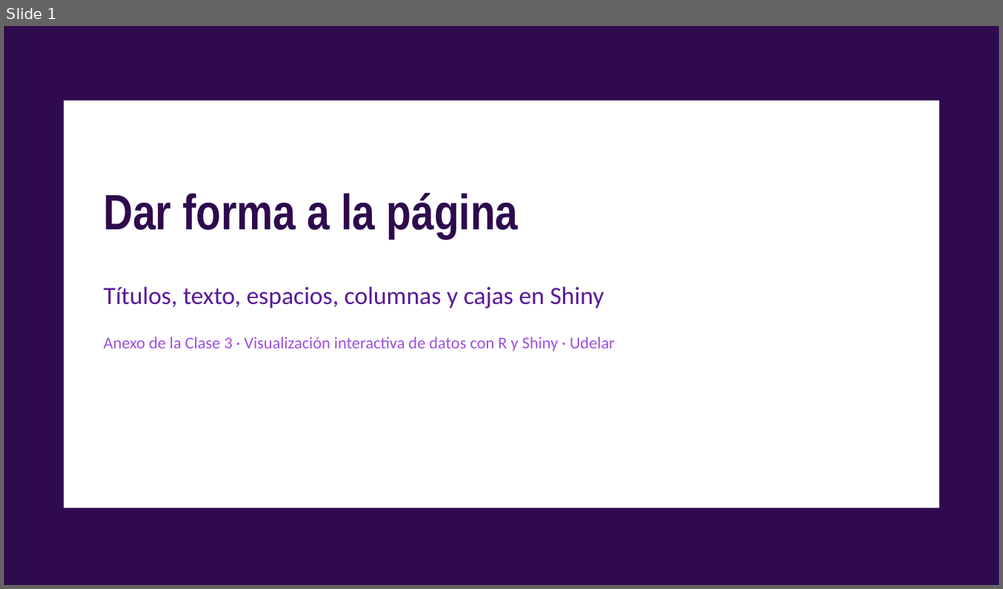
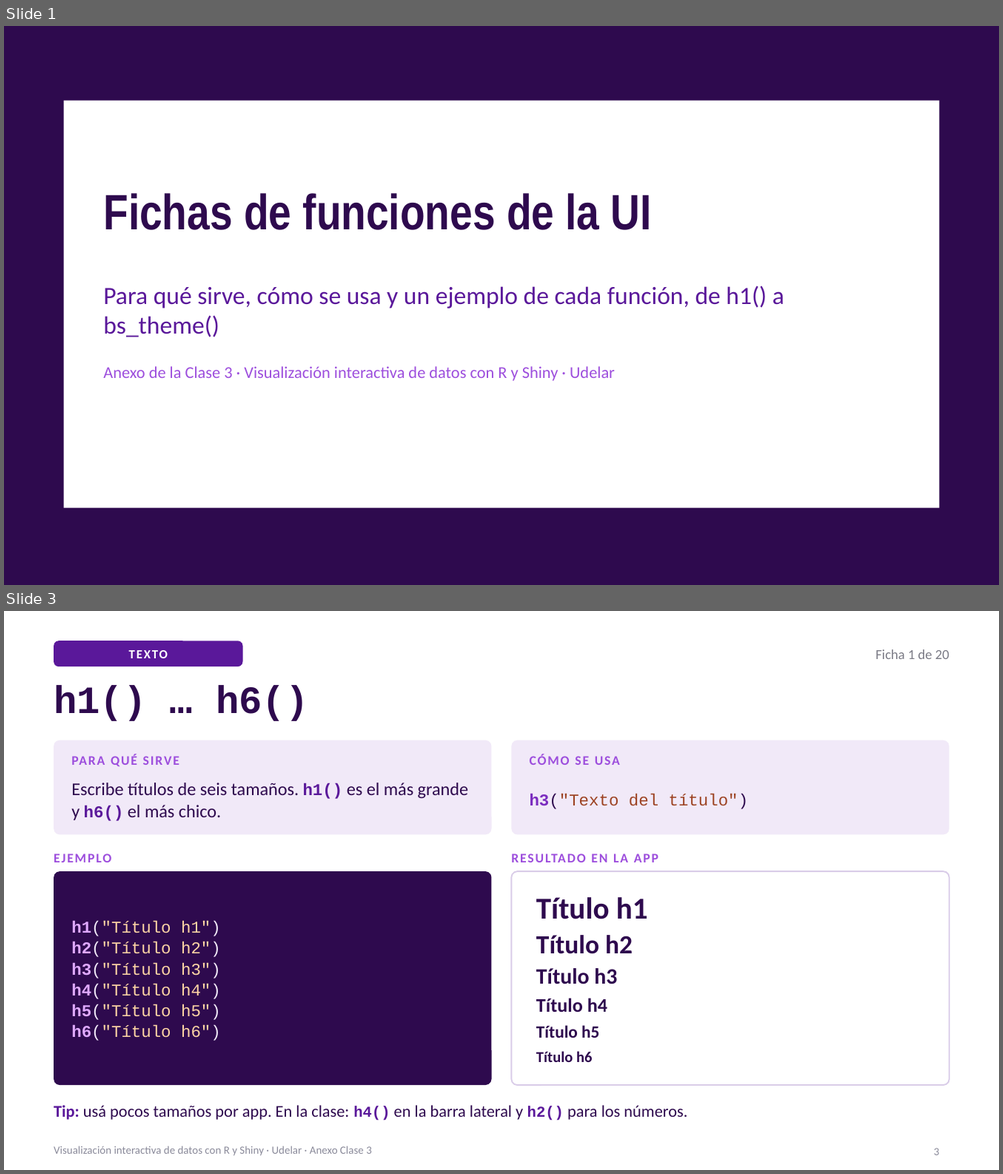
Before and after one commit to nahura99/visualizacion_datos_shiny, a slide deck: clase3/clase3_anexo_ui.pptx. Shown one above the other, each under a label of ours: slide 1 before the commit, slides 1 and 3 after it; the slides between them are not shown. The pictures are 1003x589 and 1003x1174 pixels, drawn with LibreOffice and Linux fonts; fonts in the diff are those of the drawing. Boxes give left, top, right and bottom in pixels: in the first picture for what was removed or moved away, otherwise in the second. Text is boxed around its words. In the diff, an @@ line names an element or a change of style, - is before the commit and + after.

```diff
--- a/clase3/clase3_anexo_ui.pptx
+++ b/clase3/clase3_anexo_ui.pptx
@@ slide 3 added at [4, 611, 999, 1170], background #FFFFFF @@
@@ rounded rectangle added at [54, 641, 243, 667], fill #5A189A @@
@@ text added at [54, 641, 243, 667], 9 pt, text #FFFFFF, bold @@
+TEXTO
@@ text added at [875, 649, 949, 659], 10 pt, text #7A7A85 @@
+Ficha 1 de 20
@@ title added at [54, 685, 308, 721], 28 pt, text #2E0A4E, bold @@
+h1() … h6()
@@ rounded rectangle added at [54, 741, 492, 834], fill #F1E9F8 @@
@@ rounded rectangle added at [511, 741, 949, 834], fill #F1E9F8 @@
@@ text added at [71, 750, 370, 770], 9.5 pt, text #9D4EDD, bold @@
+PARA QUÉ SIRVE
@@ text added at [529, 750, 828, 770], 9.5 pt, text #9D4EDD, bold @@
+CÓMO SE USA
@@ text added at [71, 783, 468, 821], 13 pt, text #2E0A4E @@
+Escribe títulos de seis tamaños. h1() es el más grande y h6() el más chico.
@@ text added at [529, 794, 748, 809], 12 pt, text #9C4221 @@
+h3("Texto del título")
@@ text added at [54, 848, 352, 868], 9.5 pt, text #9D4EDD, bold @@
+EJEMPLO
@@ text added at [511, 848, 810, 868], 9.5 pt, text #9D4EDD, bold @@
+RESULTADO EN LA APP
@@ rounded rectangle added at [54, 871, 492, 1085], fill #2E0A4E @@
@@ rounded rectangle added at [511, 871, 949, 1085], fill #FFFFFF, outline #D9CCE8 1 pt @@
@@ text added at [536, 897, 648, 920], 22 pt, text #2E0A4E, bold @@
+Título h1
@@ text added at [71, 921, 221, 1041], 12 pt, text #FFD6A5 @@
+h1("Título h1")
+h2("Título h2")
+h3("Título h3")
+h4("Título h4")
+h5("Título h5")
+h6("Título h6")
@@ text added at [536, 935, 632, 954], 19 pt, text #2E0A4E, bold @@
+Título h2
@@ text added at [536, 968, 617, 985], 16 pt, text #2E0A4E, bold @@
+Título h3
@@ text added at [536, 998, 607, 1012], 14 pt, text #2E0A4E, bold @@
+Título h4
@@ text added at [536, 1025, 599, 1038], 12.5 pt, text #2E0A4E, bold @@
+Título h5
@@ text added at [536, 1051, 592, 1062], 11 pt, text #2E0A4E, bold @@
+Título h6
@@ text added at [54, 1105, 687, 1121], 12 pt, text #2E0A4E @@
+Tip: usá pocos tamaños por app. En la clase: h4() en la barra lateral y h2() para los números.
@@ text added at [54, 1146, 372, 1156], 8 pt, text #8A8A9A @@
+Visualización interactiva de datos con R y Shiny · Udelar · Anexo Clase 3
@@ page number added at [933, 1148, 939, 1156], 8 pt, text #8A8A9A @@
+3
@@ slide 1 changed as well @@
@@ title at [103, 193, 652, 230]: text changed @@
-Dar forma a la página
+Fichas de funciones de la UI
@@ text at [103, 286, 784, 338]: text changed @@
-Títulos, texto, espacios, columnas y cajas en Shiny
+Para qué sirve, cómo se usa y un ejemplo de cada función, de h1() a bs_theme()
```
Also in this commit, not shown: 1 other slide changed, 19 other slides added, 8 slides removed.
